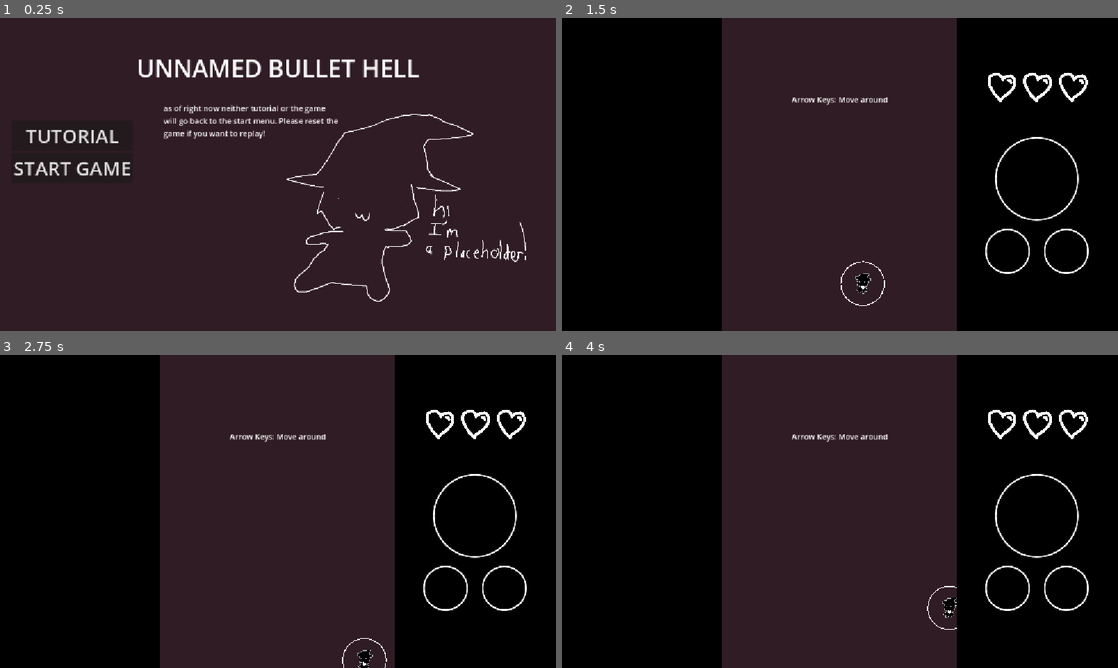
Above: before the commit, frames 1-4 (two rows, left to right).
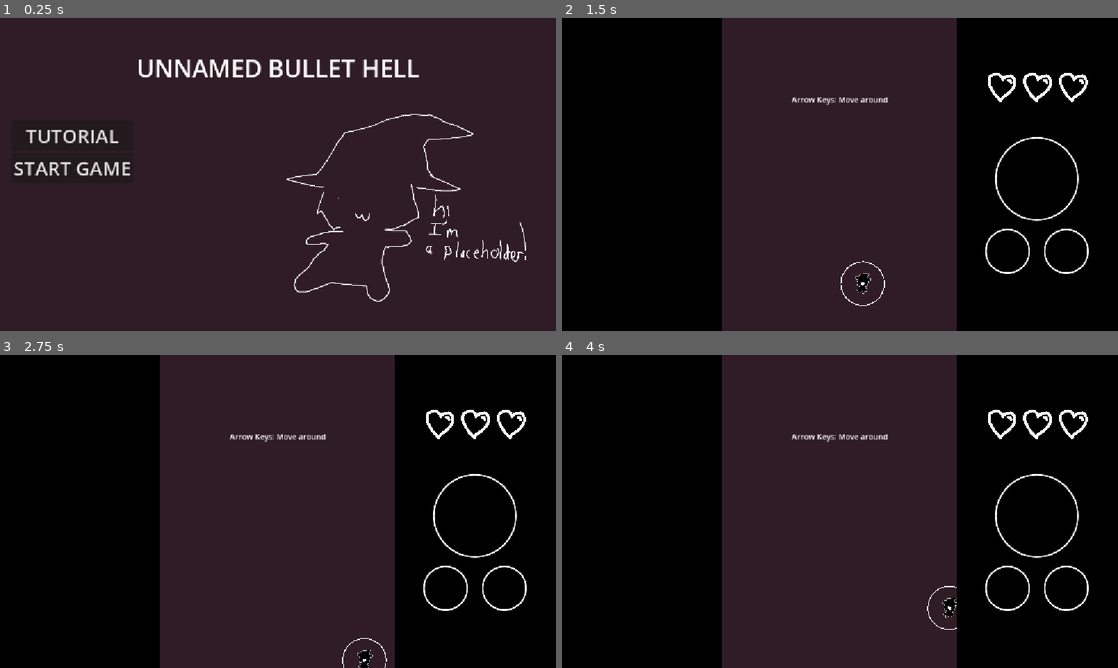
Above: after the commit, the same moments.

Repository: piksalchaos/bullet-hell
Game: Godot game, scene res://scenes/start_menu.tscn
The game is run twice, just before and just after one commit, with the same random seed, the same clock (stepped at 60 frames per second) and the same inputs.
Inputs:
- Up to frame 1 (0.25 s): no input
- Up to frame 2 (1.5 s): click "TUTORIAL" at 0.5 s; tap Enter at 1.25 s; hold Right (right) from 1.28 s (still down); hold Z (shoot) from 1.28 s (still down)
- Up to frame 3 (2.75 s): release Right (right) at 2.03 s; release Z (shoot) at 2.03 s; hold Down (down) from 2.03 s (still down); tap Z (shoot) at 2.1 s
- Up to frame 4 (4 s): tap Space at 2.75 s; release Down (down) at 2.78 s; hold Right (right) 2.78-3.53 s; hold Shift (slow) 2.78-3.53 s; tap Z (shoot) at 3.05, 3.6 s; tap Enter at 3.5 s; hold Up (up) from 3.53 s (still down)

The runs differ from the first frame. In frame 1, 0.9% of the frame differs, in the area x 29-61%, y 27-39%; in frame 2, less than 0.1%; in frame 3, less than 0.1%; in frame 4, less than 0.1%.

Commit message:
new small ghost that follows a path!

Diff:
--- a/scenes/components/pattern_components/pattern_repeater.gd
+++ b/scenes/components/pattern_components/pattern_repeater.gd
@@ -1,20 +1,28 @@
 extends Node2D
 
+@export var delay_time: float = 0
 @export var seconds_per_shot: float = 0.1
 @export var max_shots: int = 0
 
+@onready var delay_timer: Timer = $DelayTimer
 @onready var timer: Timer = $Timer
 var shots_fired: int = 0
 
-func _ready() -> void:
+func begin() -> void:
 	timer.wait_time = seconds_per_shot
+	if delay_time <= 0:
+		_on_delay_timer_timeout()
+	else:
+		delay_timer.wait_time = delay_time
+		delay_timer.start()
 
-func begin() -> void:
+func stop() -> void:
+	delay_timer.stop()
+	timer.stop()
+
+func _on_delay_timer_timeout() -> void:
 	shoot()
 	timer.start()
-
-func stop() -> void:
-	timer.stop()
 
 func _on_timer_timeout() -> void:
 	shoot()
--- a/scenes/components/pattern_components/pattern_repeater.tscn
+++ b/scenes/components/pattern_components/pattern_repeater.tscn
@@ -6,6 +6,10 @@
 script = ExtResource("1_jphe4")
 seconds_per_shot = 0.5
 
+[node name="DelayTimer" type="Timer" parent="."]
+one_shot = true
+
 [node name="Timer" type="Timer" parent="."]
 
+[connection signal="timeout" from="DelayTimer" to="." method="_on_delay_timer_timeout"]
 [connection signal="timeout" from="Timer" to="." method="_on_timer_timeout"]
--- /dev/null
+++ b/scenes/components/pattern_components/signal_emitter.gd
@@ -0,0 +1,6 @@
+extends Node
+
+signal began
+
+func begin() -> void:
+	began.emit()
--- /dev/null
+++ b/scenes/components/pattern_components/signal_emitter.tscn
@@ -0,0 +1,6 @@
+[gd_scene load_steps=2 format=3 uid="uid://b26vuvsbq30kd"]
+
+[ext_resource type="Script" uid="uid://b1fitotx1wfcb" path="res://scenes/components/pattern_components/signal_emitter.gd" id="1_41ona"]
+
+[node name="SignalEmitter" type="Node" groups=["pattern_components"]]
+script = ExtResource("1_41ona")
--- a/scenes/enemy_spawners/ghost_enemy_spawner.gd
+++ b/scenes/enemy_spawners/ghost_enemy_spawner.gd
@@ -3,11 +3,13 @@
 const GHOST_ENEMY = preload("res://scenes/entities/enemies/ghost_enemy.tscn")
 
 @export var exit_time: float = 8
+@export var color_id: Globals.COLOR_ID
 
 func begin() -> void:
 	var enemy = GHOST_ENEMY.instantiate()
 	enemy.position = Vector2(position.x, -100)
 	enemy.starting_position = position
 	enemy.exit_time = exit_time
+	enemy.initial_color_id = color_id
 	Globals.enemy_container.add_child(enemy)
 	enemy.tree_exited.connect(queue_free)
--- /dev/null
+++ b/scenes/enemy_spawners/small_ghost_path_spawner.gd
@@ -0,0 +1,19 @@
+extends Path2D
+
+const SMALL_GHOST_ENEMY = preload("uid://lo3vyw11povn")
+const FOLLOWER_ENEMY_PATH = preload("uid://c1thepo2x4ww5")
+
+@export var color_id: Globals.COLOR_ID
+@export var number_of_enemies: int = 3
+@export var time_between_spawns: float = 0.5
+
+func begin() -> void:
+	var enemy_path = FOLLOWER_ENEMY_PATH.instantiate()
+	enemy_path.curve = curve
+	enemy_path.enemy_scene = SMALL_GHOST_ENEMY
+	enemy_path.initial_color_id = color_id
+	enemy_path.number_of_enemies = number_of_enemies
+	enemy_path.time_between_spawns = time_between_spawns
+
+	Globals.enemy_container.add_child(enemy_path)
+	enemy_path.tree_exited.connect(queue_free)
--- /dev/null
+++ b/scenes/enemy_spawners/small_ghost_path_spawner.tscn
@@ -0,0 +1,6 @@
+[gd_scene load_steps=2 format=3 uid="uid://c5sqsb0h1lute"]
+
+[ext_resource type="Script" uid="uid://dkujtr60xvu48" path="res://scenes/enemy_spawners/small_ghost_path_spawner.gd" id="1_60ioi"]
+
+[node name="SmallGhostPathSpawner" type="Path2D" groups=["spawners"]]
+script = ExtResource("1_60ioi")
--- a/scenes/entities/enemies/ghost_enemy.tscn
+++ b/scenes/entities/enemies/ghost_enemy.tscn
@@ -1,7 +1,7 @@
 [gd_scene load_steps=12 format=3 uid="uid://dgmdfxt0ngpi6"]
 
 [ext_resource type="Script" uid="uid://ynoen8cogpu6" path="res://scenes/entities/enemies/ghost_enemy.gd" id="1_h5v6m"]
-[ext_resource type="Texture2D" uid="uid://ckansyr46u7rk" path="res://images/ghost_placeholder.png" id="2_b7aru"]
+[ext_resource type="Texture2D" uid="uid://cctifyojjkvwd" path="res://images/cooler_ghost_placeholder.png" id="2_qvsyn"]
 [ext_resource type="PackedScene" uid="uid://m6r4ofi4qdxx" path="res://scenes/components/enemy_components/hitbox_component.tscn" id="3_h2v7a"]
 [ext_resource type="PackedScene" uid="uid://djgvpk2hk284t" path="res://scenes/components/enemy_components/health_component.tscn" id="4_462g3"]
 [ext_resource type="PackedScene" uid="uid://xqi3gat184am" path="res://scenes/components/color_component.tscn" id="5_chsm8"]
@@ -12,14 +12,14 @@
 [ext_resource type="PackedScene" uid="uid://bg3mxwy62bmbu" path="res://scenes/bullets/ghost_bullet.tscn" id="9_4qyjx"]
 
 [sub_resource type="CircleShape2D" id="CircleShape2D_defa4"]
-radius = 14.0
+radius = 30.0
 
 [node name="GhostEnemy" type="Node2D"]
 script = ExtResource("1_h5v6m")
 
 [node name="Sprite2D" type="Sprite2D" parent="."]
-scale = Vector2(0.3, 0.3)
-texture = ExtResource("2_b7aru")
+scale = Vector2(0.1, 0.1)
+texture = ExtResource("2_qvsyn")
 
 [node name="HitboxComponent" parent="." node_paths=PackedStringArray("health_component", "color_component") instance=ExtResource("3_h2v7a")]
 health_component = NodePath("../HealthComponent")
@@ -29,7 +29,7 @@
 shape = SubResource("CircleShape2D_defa4")
 
 [node name="HealthComponent" parent="." instance=ExtResource("4_462g3")]
-max_health = 2
+max_health = 3
 
 [node name="ColorComponent" parent="." instance=ExtResource("5_chsm8")]
 color_id = null
--- /dev/null
+++ b/scenes/entities/enemies/small_ghost_enemy.gd
@@ -0,0 +1,20 @@
+extends PathFollow2D
+
+@onready var color_component: ColorComponent = $ColorComponent
+@onready var bullet_emitter: Node2D = $BulletEmitter
+@onready var pattern_repeater: Node2D = $PatternRepeater
+
+@export var initial_color_id: Globals.COLOR_ID
+@export var speed: float = 120
+
+func _ready() -> void:
+	color_component.color_id = initial_color_id
+	bullet_emitter.color_id = initial_color_id
+
+func _process(delta: float) -> void:
+	progress += speed * delta
+	if progress_ratio >= 1:
+		queue_free()
+
+func shoot():
+	bullet_emitter.begin()
--- /dev/null
+++ b/scenes/entities/enemies/small_ghost_enemy.tscn
@@ -0,0 +1,40 @@
+[gd_scene load_steps=10 format=3 uid="uid://lo3vyw11povn"]
+
+[ext_resource type="Texture2D" uid="uid://ckansyr46u7rk" path="res://images/ghost_placeholder.png" id="1_5f5km"]
+[ext_resource type="Script" uid="uid://dsxwwcqp3iuek" path="res://scenes/entities/enemies/small_ghost_enemy.gd" id="1_hny2k"]
+[ext_resource type="PackedScene" uid="uid://m6r4ofi4qdxx" path="res://scenes/components/enemy_components/hitbox_component.tscn" id="2_hny2k"]
+[ext_resource type="PackedScene" uid="uid://djgvpk2hk284t" path="res://scenes/components/enemy_components/health_component.tscn" id="3_fuvh0"]
+[ext_resource type="PackedScene" uid="uid://xqi3gat184am" path="res://scenes/components/color_component.tscn" id="4_8yy5l"]
+[ext_resource type="PackedScene" uid="uid://bvwrgsurk7ecc" path="res://scenes/components/pattern_components/pattern_repeater.tscn" id="5_vtc18"]
+[ext_resource type="PackedScene" uid="uid://dn1fmn3in30iu" path="res://scenes/components/pattern_components/bullet_emitter.tscn" id="6_fg7nt"]
+[ext_resource type="PackedScene" uid="uid://bg3mxwy62bmbu" path="res://scenes/bullets/ghost_bullet.tscn" id="7_f0nus"]
+
+[sub_resource type="CircleShape2D" id="CircleShape2D_wvoiu"]
+radius = 25.0
+
+[node name="SmallGhostEnemy" type="PathFollow2D"]
+rotates = false
+loop = false
+script = ExtResource("1_hny2k")
+
+[node name="Sprite2D" type="Sprite2D" parent="."]
+scale = Vector2(0.35, 0.35)
+texture = ExtResource("1_5f5km")
+
+[node name="HitboxComponent" parent="." node_paths=PackedStringArray("health_component", "color_component") instance=ExtResource("2_hny2k")]
+health_component = NodePath("../HealthComponent")
+color_component = NodePath("../ColorComponent")
+
+[node name="CollisionShape2D2" type="CollisionShape2D" parent="HitboxComponent"]
+shape = SubResource("CircleShape2D_wvoiu")
+
+[node name="HealthComponent" parent="." instance=ExtResource("3_fuvh0")]
+
+[node name="ColorComponent" parent="." instance=ExtResource("4_8yy5l")]
+
+[node name="PatternRepeater" parent="." instance=ExtResource("5_vtc18")]
+seconds_per_shot = 2.5
+
+[node name="BulletEmitter" parent="." instance=ExtResource("6_fg7nt")]
+rotation = 1.5707964
+bullet_scene = ExtResource("7_f0nus")
--- /dev/null
+++ b/scenes/entities/enemies/small_ghost_path.gd
@@ -0,0 +1,37 @@
+extends Path2D
+
+@export var enemy_scene: PackedScene
+@export var initial_color_id: Globals.COLOR_ID
+@export var number_of_enemies: int = 3
+@export var time_between_spawns: float = 0.5
+
+@onready var spawn_timer: Timer = $SpawnTimer
+@onready var pattern_repeater: Node2D = $PatternRepeater
+@onready var signal_emitter: Node = $PatternRepeater/SignalEmitter
+
+var number_of_enemies_spawned: int = 0
+var number_of_enemies_freed: int = 0
+
+func _ready():
+	spawn_timer.wait_time = time_between_spawns
+	spawn_enemy()
+	spawn_timer.start()
+	pattern_repeater.begin()
+
+func spawn_enemy():
+	number_of_enemies_spawned += 1
+	if number_of_enemies_spawned >= number_of_enemies:
+		spawn_timer.stop()
+	var enemy = enemy_scene.instantiate()
+	enemy.initial_color_id = initial_color_id
+	signal_emitter.began.connect(enemy.shoot)
+	add_child(enemy)
+
+func _on_spawn_timer_timeout() -> void:
+	spawn_enemy()
+
+func _on_child_exiting_tree(node: Node) -> void:
+	if not node is PathFollow2D: return
+	number_of_enemies_freed += 1
+	if number_of_enemies_freed == number_of_enemies:
+		queue_free()
--- /dev/null
+++ b/scenes/entities/enemies/small_ghost_path.tscn
@@ -0,0 +1,20 @@
+[gd_scene load_steps=4 format=3 uid="uid://c1thepo2x4ww5"]
+
+[ext_resource type="Script" uid="uid://bm7i5egs3c1ge" path="res://scenes/entities/enemies/small_ghost_path.gd" id="1_5jk5c"]
+[ext_resource type="PackedScene" uid="uid://bvwrgsurk7ecc" path="res://scenes/components/pattern_components/pattern_repeater.tscn" id="2_g0ub2"]
+[ext_resource type="PackedScene" uid="uid://b26vuvsbq30kd" path="res://scenes/components/pattern_components/signal_emitter.tscn" id="3_ky2vk"]
+
+[node name="SmallGhostPath" type="Path2D"]
+script = ExtResource("1_5jk5c")
+time_between_spawns = 1.0
+
+[node name="SpawnTimer" type="Timer" parent="."]
+
+[node name="PatternRepeater" parent="." instance=ExtResource("2_g0ub2")]
+delay_time = 1.0
+seconds_per_shot = 2.0
+
+[node name="SignalEmitter" parent="PatternRepeater" instance=ExtResource("3_ky2vk")]
+
+[connection signal="child_exiting_tree" from="." to="." method="_on_child_exiting_tree"]
+[connection signal="timeout" from="SpawnTimer" to="." method="_on_spawn_timer_timeout"]
--- a/scenes/entities/player/player.tscn
+++ b/scenes/entities/player/player.tscn
@@ -20,12 +20,10 @@
 texture = ExtResource("2_08t41")
 
 [node name="HeartSprite" type="Sprite2D" parent="."]
-position = Vector2(0, 8)
 scale = Vector2(0.11, 0.11)
 texture = ExtResource("3_1ie0h")
 
 [node name="CollisionShape2D" type="CollisionShape2D" parent="."]
-position = Vector2(0, 8)
 shape = SubResource("CircleShape2D_u8vuu")
 
 [node name="BulletAbsorber" type="Area2D" parent="."]
--- a/scenes/levels/game.tscn
+++ /dev/null
@@ -1,73 +0,0 @@
-[gd_scene load_steps=8 format=3 uid="uid://bp24suxtg5xp5"]
-
-[ext_resource type="PackedScene" uid="uid://dvrx8wmadvywy" path="res://scenes/gui/hud.tscn" id="1_lbhrr"]
-[ext_resource type="Script" uid="uid://jttxe4pbb07u" path="res://scenes/levels/game.gd" id="1_p57ef"]
-[ext_resource type="Script" uid="uid://bu68n2vqivnpj" path="res://scenes/round_manager/round_manager.gd" id="2_iywne"]
-[ext_resource type="PackedScene" uid="uid://whf6whxkmq2" path="res://scenes/entities/player/player.tscn" id="3_p57ef"]
-[ext_resource type="PackedScene" uid="uid://473s7ceqps1b" path="res://scenes/round_manager/round.tscn" id="4_p57ef"]
-[ext_resource type="PackedScene" uid="uid://d1qnmgu3nadmv" path="res://scenes/enemy_spawners/ghost_enemy_spawner.tscn" id="5_p57ef"]
-[ext_resource type="PackedScene" uid="uid://dcit7wu58ad5n" path="res://scenes/round_manager/timer_round.tscn" id="6_u5sy4"]
-
-[node name="Game" type="Node"]
-script = ExtResource("1_p57ef")
-
-[node name="Stage" type="Node2D" parent="."]
-position = Vector2(333, 0)
-
-[node name="Player" parent="Stage" instance=ExtResource("3_p57ef")]
-position = Vector2(243, 550)
-
-[node name="BulletContainer" type="Node2D" parent="Stage"]
-
-[node name="EnemyContainer" type="Node2D" parent="Stage"]
-
-[node name="RoundManager" type="Node2D" parent="Stage"]
-script = ExtResource("2_iywne")
-
-[node name="Round" parent="Stage/RoundManager" instance=ExtResource("4_p57ef")]
-
-[node name="EnemySpawner" parent="Stage/RoundManager/Round" instance=ExtResource("5_p57ef")]
-position = Vector2(90, 65)
-
-[node name="Round2" parent="Stage/RoundManager" instance=ExtResource("4_p57ef")]
-
-[node name="EnemySpawner" parent="Stage/RoundManager/Round2" instance=ExtResource("5_p57ef")]
-position = Vector2(365, 101)
-
-[node name="TimerSpawner" parent="Stage/RoundManager/Round2" instance=ExtResource("6_u5sy4")]
-wait_time = 2.0
-
-[node name="GhostEnemySpawner" parent="Stage/RoundManager/Round2/TimerSpawner" instance=ExtResource("5_p57ef")]
-position = Vector2(88, 155)
-
-[node name="Round3" parent="Stage/RoundManager" instance=ExtResource("4_p57ef")]
-
-[node name="EnemySpawner" parent="Stage/RoundManager/Round3" instance=ExtResource("5_p57ef")]
-position = Vector2(423, 112)
-exit_time = 10.0
-
-[node name="TimerSpawner" parent="Stage/RoundManager/Round3" instance=ExtResource("6_u5sy4")]
-wait_time = 0.75
-
-[node name="EnemySpawner" parent="Stage/RoundManager/Round3/TimerSpawner" instance=ExtResource("5_p57ef")]
-position = Vector2(303, 112)
-exit_time = 9.25
-
-[node name="TimerSpawner2" parent="Stage/RoundManager/Round3" instance=ExtResource("6_u5sy4")]
-wait_time = 1.5
-
-[node name="EnemySpawner" parent="Stage/RoundManager/Round3/TimerSpawner2" instance=ExtResource("5_p57ef")]
-position = Vector2(174, 112)
-exit_time = 8.5
-
-[node name="TimerSpawner3" parent="Stage/RoundManager/Round3" instance=ExtResource("6_u5sy4")]
-wait_time = 2.25
-
-[node name="EnemySpawner" parent="Stage/RoundManager/Round3/TimerSpawner3" instance=ExtResource("5_p57ef")]
-position = Vector2(56, 112)
-exit_time = 7.75
-
-[node name="HUD" parent="." instance=ExtResource("1_lbhrr")]
-
-[connection signal="got_hit" from="Stage/Player" to="." method="_on_player_got_hit"]
-[connection signal="child_entered_tree" from="Stage/BulletContainer" to="Stage/BulletContainer" method="_on_child_entered_tree"]
--- a/scenes/levels/game.gd
+++ b/scenes/levels/level.gd
@@ -27,3 +27,6 @@
 	if player_health < 0:
 		get_tree().call_deferred("reload_current_scene")
 	hud.update_life_heart_count(player_health)
+
+func _on_round_manager_finished() -> void:
+	get_tree().change_scene_to_file("res://scenes/start_menu.tscn")
--- /dev/null
+++ b/scenes/levels/level_1.tscn
@@ -0,0 +1,111 @@
+[gd_scene load_steps=12 format=3 uid="uid://bp24suxtg5xp5"]
+
+[ext_resource type="Script" uid="uid://jttxe4pbb07u" path="res://scenes/levels/level.gd" id="1_oc4kc"]
+[ext_resource type="PackedScene" uid="uid://whf6whxkmq2" path="res://scenes/entities/player/player.tscn" id="2_s8va5"]
+[ext_resource type="Script" uid="uid://bu68n2vqivnpj" path="res://scenes/round_manager/round_manager.gd" id="3_dga24"]
+[ext_resource type="PackedScene" uid="uid://473s7ceqps1b" path="res://scenes/round_manager/round.tscn" id="4_qxy0u"]
+[ext_resource type="PackedScene" uid="uid://d1qnmgu3nadmv" path="res://scenes/enemy_spawners/ghost_enemy_spawner.tscn" id="5_excbq"]
+[ext_resource type="PackedScene" uid="uid://c5sqsb0h1lute" path="res://scenes/enemy_spawners/small_ghost_path_spawner.tscn" id="5_s8va5"]
+[ext_resource type="PackedScene" uid="uid://dcit7wu58ad5n" path="res://scenes/round_manager/timer_round.tscn" id="6_iav0o"]
+[ext_resource type="PackedScene" uid="uid://dvrx8wmadvywy" path="res://scenes/gui/hud.tscn" id="7_dnkej"]
+
+[sub_resource type="Curve2D" id="Curve2D_dga24"]
+_data = {
+"points": PackedVector2Array(0, 0, 0, 0, -53, 14, -204.49573, 28.977272, 204.49573, -28.977272, 193, 98, -17.844923, -40.64844, 17.844923, 40.64844, 458, 147, 57.131252, -4.464453, -57.131252, 4.464453, 375, 232, 81.71797, 13.165626, -81.71797, -13.165626, 61, 213, 0, 0, 0, 0, -128, 159)
+}
+point_count = 6
+
+[sub_resource type="Curve2D" id="Curve2D_s8va5"]
+_data = {
+"points": PackedVector2Array(0, 0, 0, 0, -22, 30, -1.7015626, -75.17813, 1.7015626, 75.17813, 466, 104, 0, 0, 0, 0, -25, 159)
+}
+point_count = 3
+
+[sub_resource type="Curve2D" id="Curve2D_qxy0u"]
+_data = {
+"points": PackedVector2Array(0, 0, 0, 0, 498, 36, -1.1171876, -68.64688, 1.1171876, 68.64688, 23, 101, 0, 0, 0, 0, 502, 165)
+}
+point_count = 3
+
+[node name="Game" type="Node"]
+script = ExtResource("1_oc4kc")
+
+[node name="Stage" type="Node2D" parent="."]
+position = Vector2(333, 0)
+
+[node name="Player" parent="Stage" instance=ExtResource("2_s8va5")]
+position = Vector2(243, 550)
+
+[node name="BulletContainer" type="Node2D" parent="Stage"]
+
+[node name="EnemyContainer" type="Node2D" parent="Stage"]
+
+[node name="RoundManager" type="Node2D" parent="Stage"]
+script = ExtResource("3_dga24")
+
+[node name="Round4" parent="Stage/RoundManager" instance=ExtResource("4_qxy0u")]
+visible = false
+
+[node name="SmallGhostPathSpawner" parent="Stage/RoundManager/Round4" instance=ExtResource("5_s8va5")]
+curve = SubResource("Curve2D_dga24")
+number_of_enemies = 6
+
+[node name="Round5" parent="Stage/RoundManager" instance=ExtResource("4_qxy0u")]
+
+[node name="SmallGhostPathSpawner2" parent="Stage/RoundManager/Round5" instance=ExtResource("5_s8va5")]
+curve = SubResource("Curve2D_s8va5")
+color_id = 2
+number_of_enemies = 4
+
+[node name="SmallGhostPathSpawner" parent="Stage/RoundManager/Round5" instance=ExtResource("5_s8va5")]
+curve = SubResource("Curve2D_qxy0u")
+color_id = 4
+number_of_enemies = 4
+
+[node name="Round" parent="Stage/RoundManager" instance=ExtResource("4_qxy0u")]
+visible = false
+
+[node name="EnemySpawner" parent="Stage/RoundManager/Round" instance=ExtResource("5_excbq")]
+position = Vector2(90, 65)
+
+[node name="Round2" parent="Stage/RoundManager" instance=ExtResource("4_qxy0u")]
+visible = false
+
+[node name="EnemySpawner" parent="Stage/RoundManager/Round2" instance=ExtResource("5_excbq")]
+position = Vector2(365, 101)
+
+[node name="TimerSpawner" parent="Stage/RoundManager/Round2" instance=ExtResource("6_iav0o")]
+wait_time = 2.0
+
+[node name="GhostEnemySpawner" parent="Stage/RoundManager/Round2/TimerSpawner" instance=ExtResource("5_excbq")]
+position = Vector2(88, 155)
+
+[node name="Round3" parent="Stage/RoundManager" instance=ExtResource("4_qxy0u")]
+visible = false
+
+[node name="EnemySpawner" parent="Stage/RoundManager/Round3" instance=ExtResource("5_excbq")]
+position = Vector2(423, 112)
+exit_time = 10.0
+
+[node name="TimerSpawner" parent="Stage/RoundManager/Round3" instance=ExtResource("6_iav0o")]
+wait_time = 0.75
+
+[node name="EnemySpawner" parent="Stage/RoundManager/Round3/TimerSpawner" instance=ExtResource("5_excbq")]
+position = Vector2(243, 112)
+exit_time = 9.25
+
+[node name="TimerSpawner3" parent="Stage/RoundManager/Round3" instance=ExtResource("6_iav0o")]
+wait_time = 2.25
+
+[node name="EnemySpawner" parent="Stage/RoundManager/Round3/TimerSpawner3" instance=ExtResource("5_excbq")]
+position = Vector2(56, 112)
+exit_time = 7.75
+
+[node name="TimerRound" parent="Stage/RoundManager" instance=ExtResource("6_iav0o")]
+wait_time = 2.0
+
+[node name="HUD" parent="." instance=ExtResource("7_dnkej")]
+
+[connection signal="got_hit" from="Stage/Player" to="." method="_on_player_got_hit"]
+[connection signal="child_entered_tree" from="Stage/BulletContainer" to="Stage/BulletContainer" method="_on_child_entered_tree"]
+[connection signal="finished" from="Stage/RoundManager" to="." method="_on_round_manager_finished"]
--- a/scenes/levels/tutorial.tscn
+++ b/scenes/levels/tutorial.tscn
@@ -1,6 +1,6 @@
 [gd_scene load_steps=8 format=3 uid="uid://bu583r4y73euh"]
 
-[ext_resource type="Script" uid="uid://jttxe4pbb07u" path="res://scenes/levels/game.gd" id="1_gbqnl"]
+[ext_resource type="Script" uid="uid://jttxe4pbb07u" path="res://scenes/levels/level.gd" id="1_gbqnl"]
 [ext_resource type="PackedScene" uid="uid://whf6whxkmq2" path="res://scenes/entities/player/player.tscn" id="2_ckvwl"]
 [ext_resource type="Script" uid="uid://bu68n2vqivnpj" path="res://scenes/round_manager/round_manager.gd" id="3_nlqja"]
 [ext_resource type="PackedScene" uid="uid://473s7ceqps1b" path="res://scenes/round_manager/round.tscn" id="4_0epgs"]
@@ -45,8 +45,10 @@
 horizontal_alignment = 1
 
 [node name="TimerRound2" parent="Stage/RoundManager" instance=ExtResource("4_6yjpi")]
+visible = false
 
 [node name="Round" parent="Stage/RoundManager" instance=ExtResource("4_0epgs")]
+visible = false
 
 [node name="Label" type="Label" parent="Stage/RoundManager/Round"]
 anchors_preset = 8
@@ -110,7 +112,26 @@
 position = Vector2(388.8, 182)
 initial_color_id = 4
 
+[node name="TimerRound3" parent="Stage/RoundManager" instance=ExtResource("4_6yjpi")]
+wait_time = 4.0
+
+[node name="Label" type="Label" parent="Stage/RoundManager/TimerRound3"]
+anchors_preset = 8
+anchor_left = 0.5
+anchor_top = 0.5
+anchor_right = 0.5
+anchor_bottom = 0.5
+offset_left = 93.0
+offset_top = 157.0
+offset_right = 393.0
+offset_bottom = 180.0
+grow_horizontal = 2
+grow_vertical = 2
+text = "That's the end of the tutorial!"
+horizontal_alignment = 1
+
 [node name="HUD" parent="." instance=ExtResource("7_ej4tf")]
 
 [connection signal="got_hit" from="Stage/Player" to="." method="_on_player_got_hit"]
 [connection signal="child_entered_tree" from="Stage/BulletContainer" to="Stage/BulletContainer" method="_on_child_entered_tree"]
+[connection signal="finished" from="Stage/RoundManager" to="." method="_on_round_manager_finished"]
--- a/scenes/round_manager/round_manager.gd
+++ b/scenes/round_manager/round_manager.gd
@@ -1,10 +1,14 @@
 extends Node2D
+
+signal finished
 
 func begin() -> void:
 	begin_upcoming_round()
 
 func begin_upcoming_round() -> void:
-	if get_child_count() == 0: return
+	if get_child_count() == 0:
+		finished.emit()
+		return
 	var upcoming_round = get_child(0)
 	#upcoming_round.enemies_defeated.connect(goto_next_round)
 	upcoming_round.tree_exited.connect(begin_upcoming_round)
--- a/scenes/start_menu.gd
+++ b/scenes/start_menu.gd
@@ -4,4 +4,4 @@
 	get_tree().change_scene_to_file("res://scenes/levels/tutorial.tscn")
 
 func _on_start_button_pressed() -> void:
-	get_tree().change_scene_to_file("res://scenes/levels/game.tscn")
+	get_tree().change_scene_to_file("res://scenes/levels/level_1.tscn")
--- a/scenes/start_menu.tscn
+++ b/scenes/start_menu.tscn
@@ -54,15 +54,5 @@
 theme_override_font_sizes/font_size = 40
 text = "START GAME"
 
-[node name="Label2" type="Label" parent="."]
-layout_mode = 0
-offset_left = 339.0
-offset_top = 175.0
-offset_right = 705.0
-offset_bottom = 250.0
-text = "as of right now neither tutorial or the game
-will go back to the start menu. Please reset the
-game if you want to replay!"
-
 [connection signal="pressed" from="Buttons/TutorialButton" to="." method="_on_tutorial_button_pressed"]
 [connection signal="pressed" from="Buttons/StartButton" to="." method="_on_start_button_pressed"]
Binary file added: images/cooler_ghost_placeholder.png
Not shown, added: images/cooler_ghost_placeholder.png.import
Binary file changed: images/player_placeholder.png
Not shown, added: scenes/components/pattern_components/signal_emitter.gd.uid
Not shown, added: scenes/enemy_spawners/small_ghost_path_spawner.gd.uid
Not shown, added: scenes/entities/enemies/small_ghost_enemy.gd.uid
Not shown, added: scenes/entities/enemies/small_ghost_path.gd.uid
Renamed: scenes/levels/game.gd.uid -> scenes/levels/level.gd.uid
